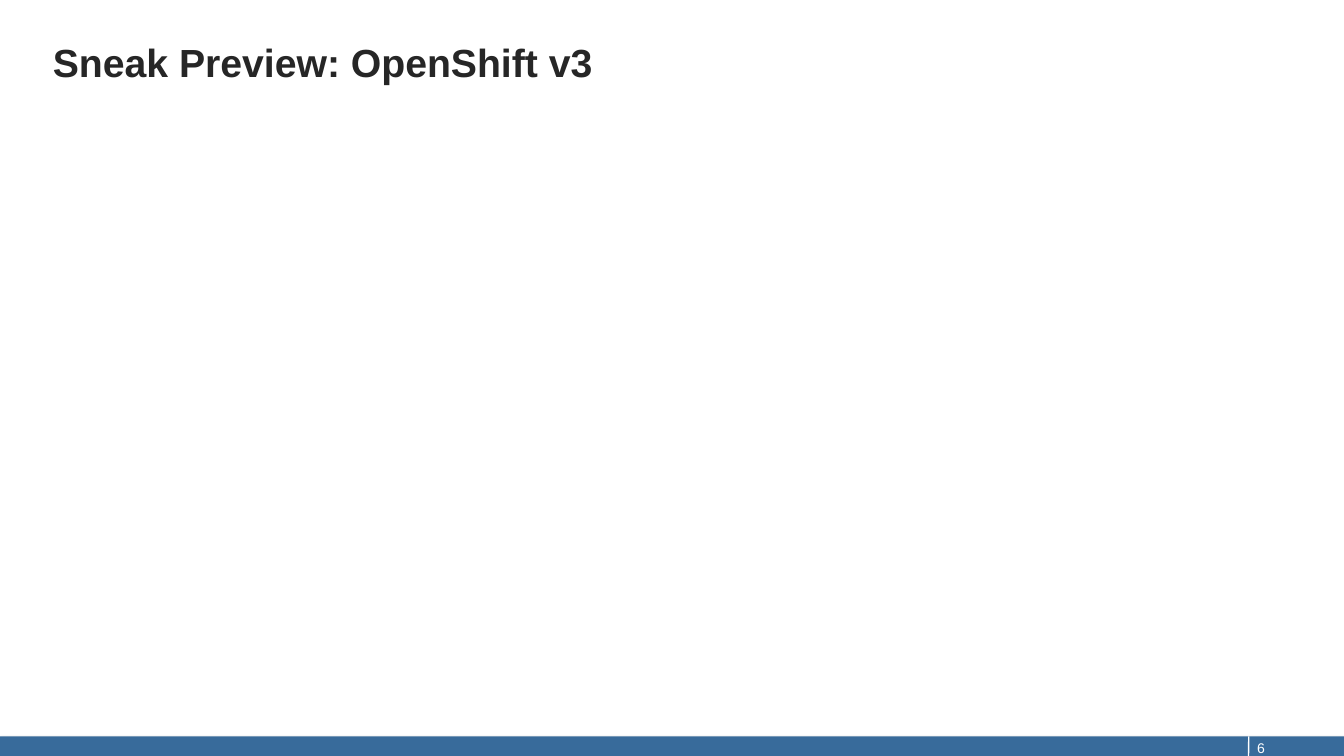
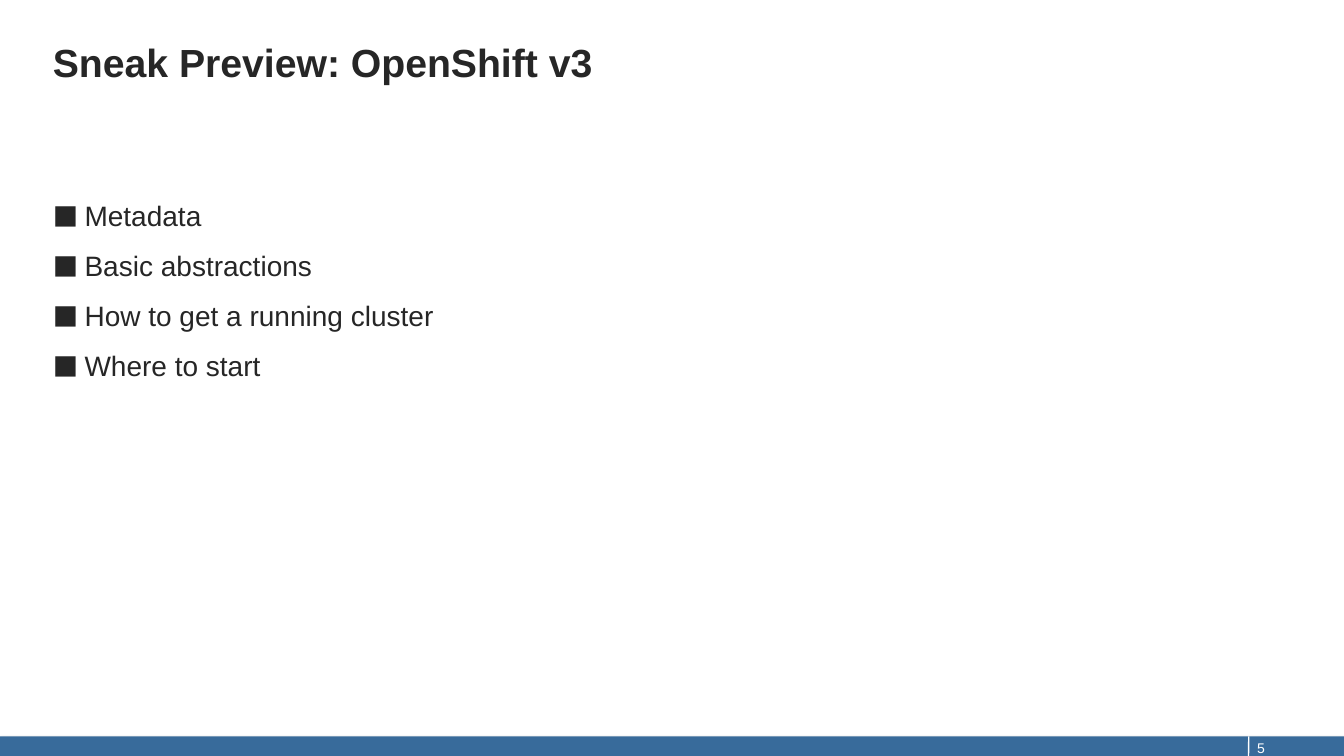
Before and after one commit to qaware/hitchhikers-guide-cloudnative, a slide deck: slide 5 of slides/05-summary.pptx (slide 6 before the commit). Drawn at 1344x756 pixels with LibreOffice and Linux fonts; fonts in the diff are those of the drawing. Boxes give left, top, right and bottom in pixels: in the first picture for what was removed or moved away, otherwise in the second. Text is boxed around its words. In the diff, an @@ line names an element or a change of style, - is before the commit and + after.

```diff
--- a/slides/05-summary.pptx
+++ b/slides/05-summary.pptx
@@ text added at (x1=85, y1=205, x2=434, y2=377), 20 pt, text #262626 @@
+■ Metadata
+■ Basic abstractions
+■ How to get a running cluster
+■ Where to start
@@ page number at (x1=1257, y1=743, x2=1265, y2=753): text changed @@
-6
+5
```
Also in this commit, not shown: 3 other slides changed, 1 slide added, 1 slide removed.
